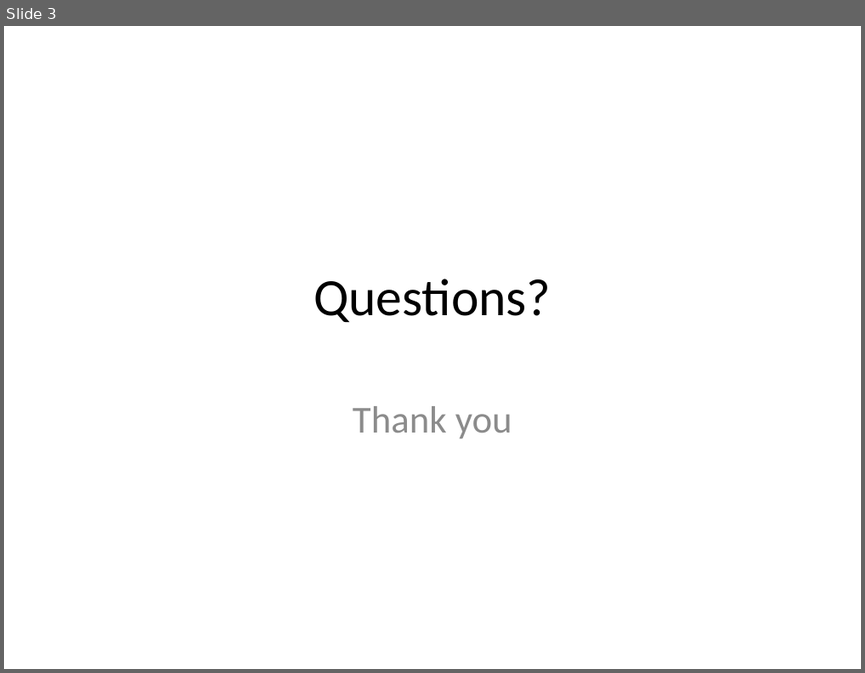
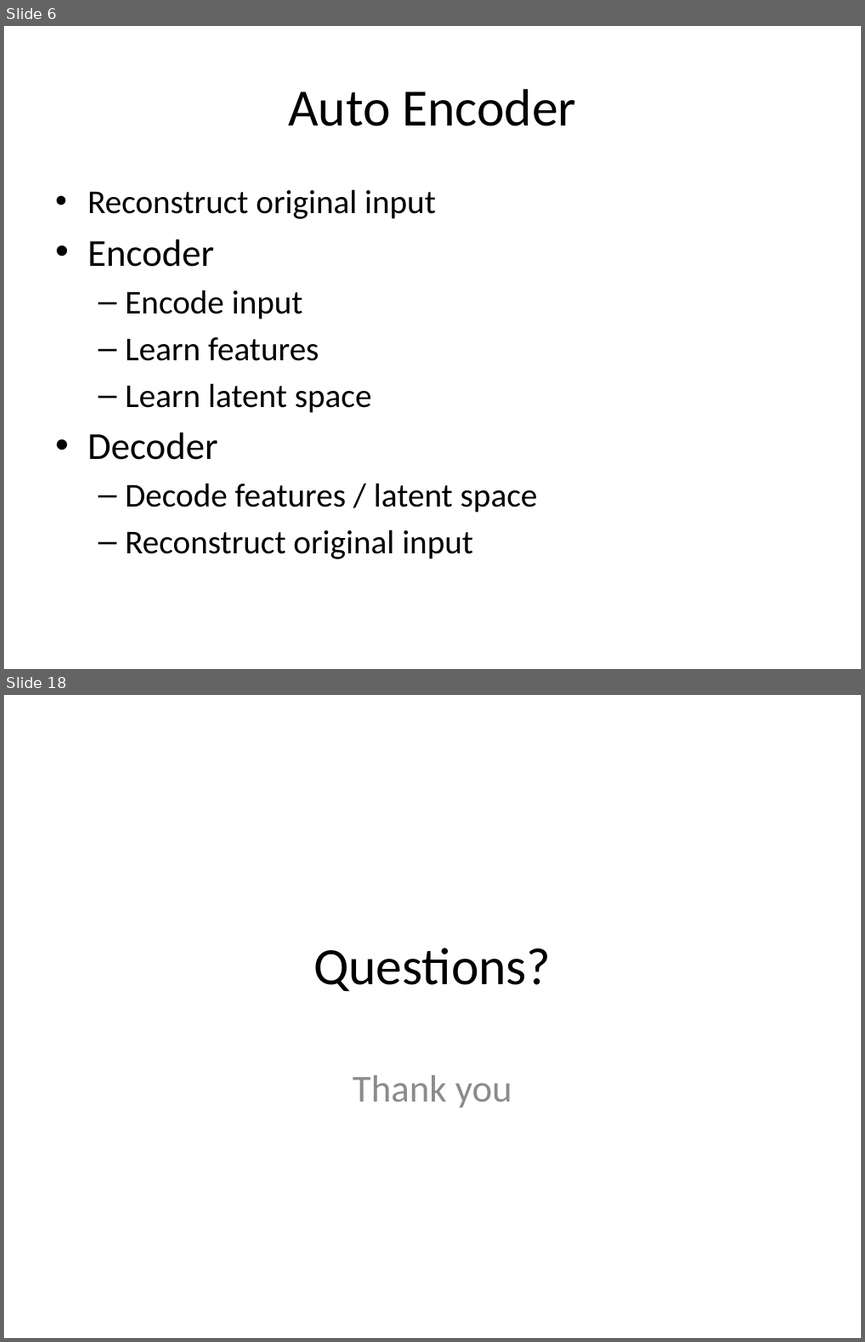
Before and after one commit to look4pritam/GenerativeAdversarialNetworks, a slide deck: Presentations/GenerativeAdversarialNetwork.pptx. Shown one above the other, each under a label of ours: slide 3 before the commit, slides 6 and 18 after it; the slides between them are not shown. The pictures are 865x673 and 865x1342 pixels, drawn with LibreOffice and Linux fonts; fonts in the diff are those of the drawing. Boxes give left, top, right and bottom in pixels: in the first picture for what was removed or moved away, otherwise in the second. Text is boxed around its words. In the diff, an @@ line names an element or a change of style, - is before the commit and + after.

```diff
--- a/Presentations/GenerativeAdversarialNetwork.pptx
+++ b/Presentations/GenerativeAdversarialNetwork.pptx
@@ slide 6 added at box(4, 26, 861, 669), background #FFFFFF @@
@@ title added at box(288, 89, 576, 126), 44 pt, text #000000 @@
+Auto Encoder
@@ text added at box(87, 189, 538, 559), 28 pt, text #000000 @@
+  • Reconstruct original input
+• Encoder
+  – Encode input
+  – Learn features
+  – Learn latent space
+• Decoder
+  – Decode features / latent space
+  – Reconstruct original input
@@ what was slide 3 is now slide 18 @@
```
Also in this commit, not shown: 1 slide changed, 15 other slides added, 1 slide removed.
